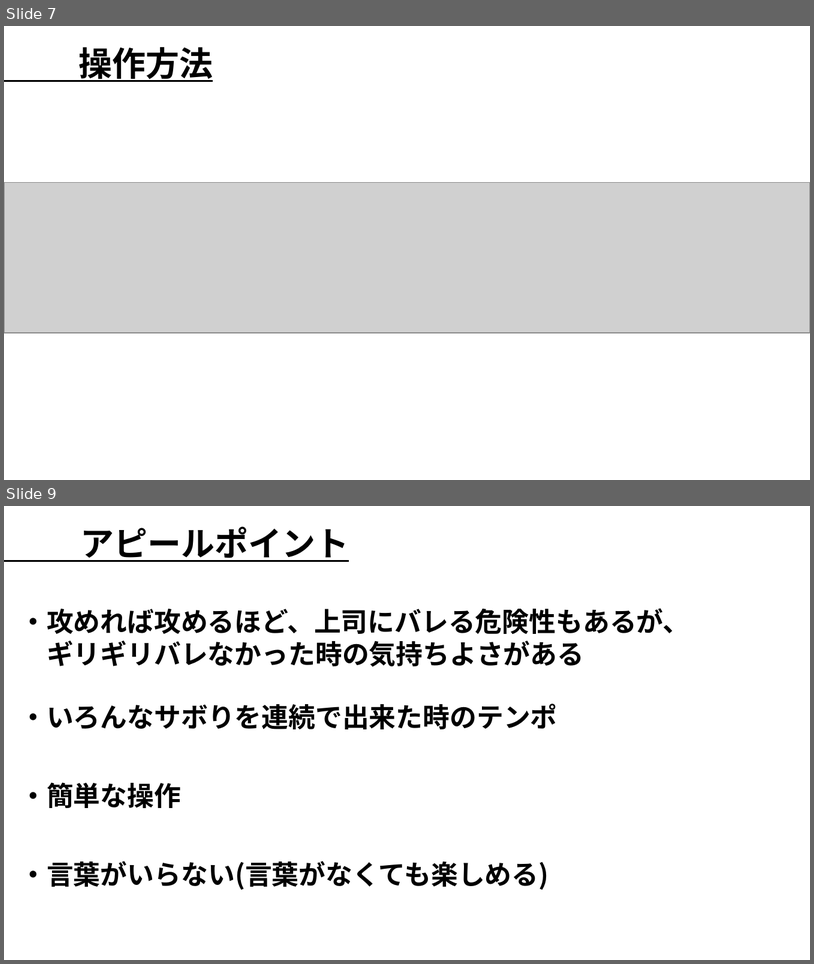
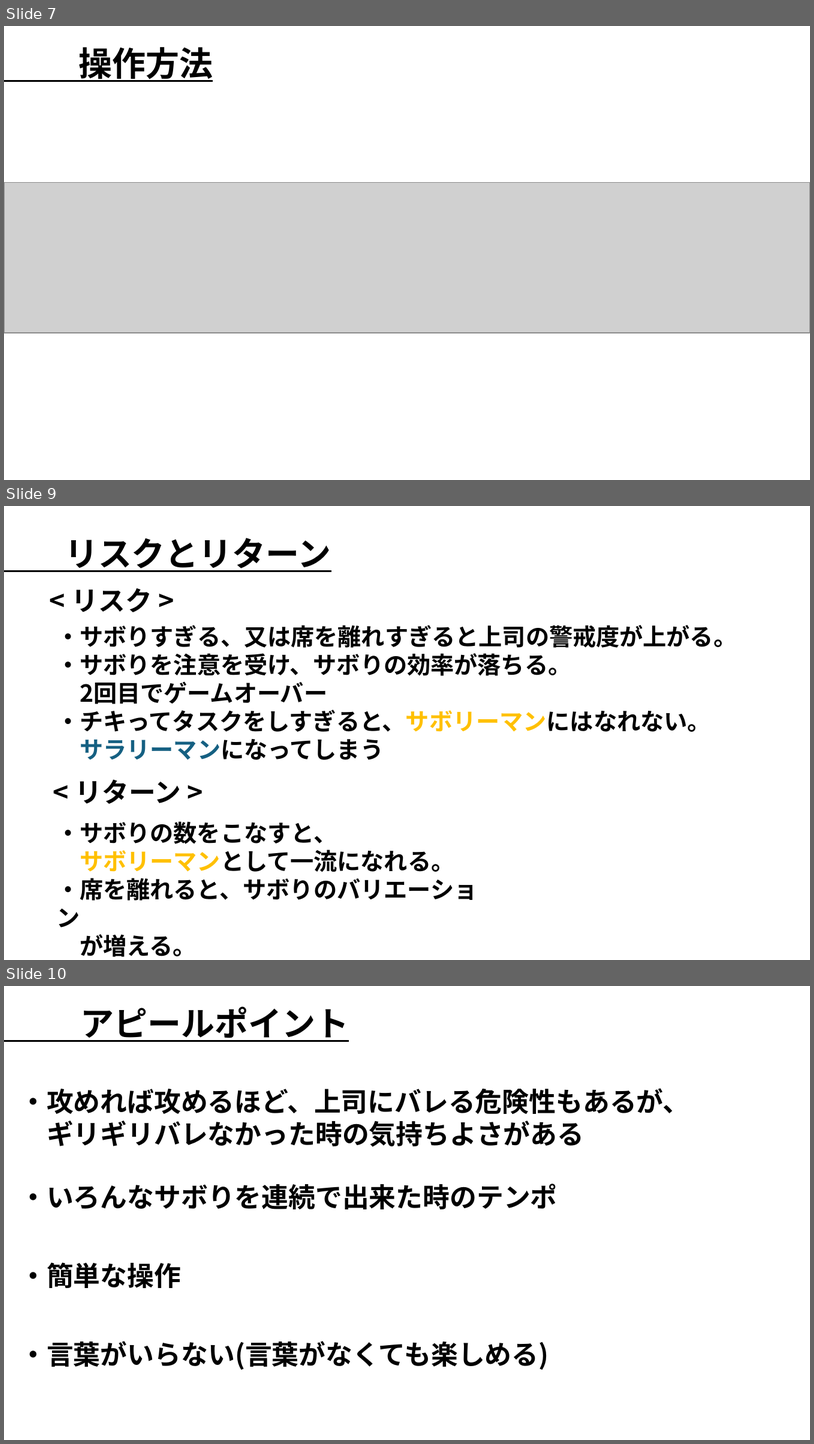
Before and after one commit to NISHIO-ASUMA/GotoTGS, a slide deck: 提出物関係/企画書/GC3_前期チーム制作_企画書.pptx. Shown one above the other, each under a label of ours: slides 7 and 9 before the commit, slides 7, 9 and 10 after it; the slides between them are not shown. The pictures are 814x964 and 814x1444 pixels, drawn with LibreOffice and Linux fonts; fonts in the diff are those of the drawing; grey boxes stand for pictures; background and template pictures are left out. Boxes give left, top, right and bottom in pixels: in the first picture for what was removed or moved away, otherwise in the second. Text is boxed around its words. In the diff, an @@ line names an element or a change of style, - is before the commit and + after.

```diff
--- a/提出物関係/企画書/GC3_前期チーム制作_企画書.pptx
+++ b/提出物関係/企画書/GC3_前期チーム制作_企画書.pptx
@@ slide 9 added at (4,506,810,960), background picture (left out) @@
@@ text added at (65,538,332,572), 40 pt, text #000000, bold, underline @@
+リスクとリターン
@@ text added at (72,588,152,612), 32 pt, text #000000, bold @@
+< リスク >
@@ text added at (56,625,737,760), 28 pt, text #000000, bold @@
+・サボりすぎる、又は席を離れすぎると上司の警戒度が上がる。
+・サボりを注意を受け、サボりの効率が落ちる。
+2回目でゲームオーバー
+・チキってタスクをしすぎると、サボリーマンにはなれない。
+サラリーマンになってしまう
@@ text added at (75,779,181,804), 32 pt, text #000000, bold @@
+< リターン >
@@ text added at (56,821,477,957), 28 pt, text #000000, bold @@
+・サボりの数をこなすと、
+サボリーマンとして一流になれる。
+・席を離れると、サボりのバリエーション
+が増える。
+・タスクをすると、上司の警戒度が下がる
@@ what was slide 9 is now slide 10 @@
```
Also in this commit, not shown: 4 slides changed.
